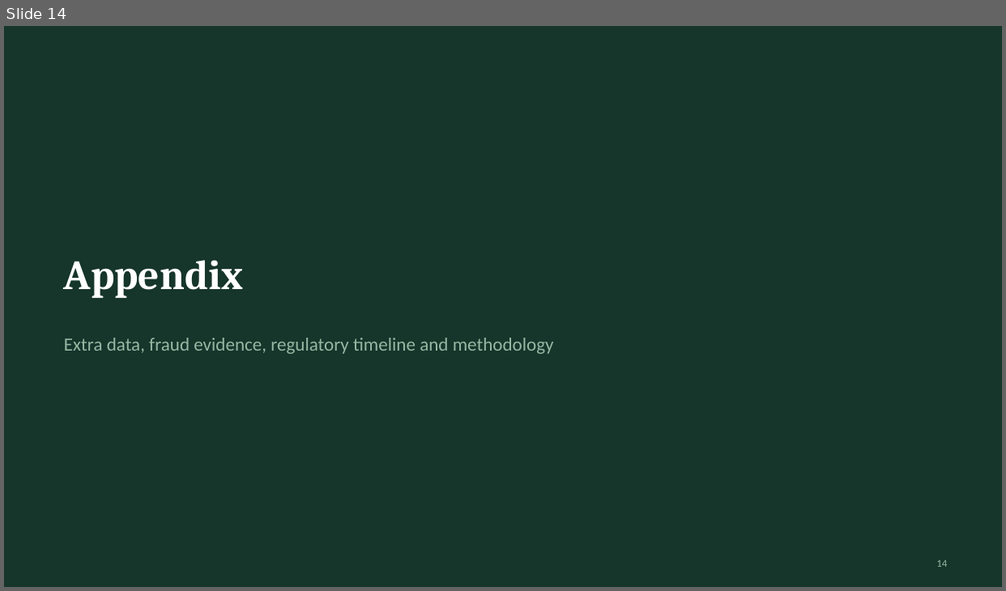
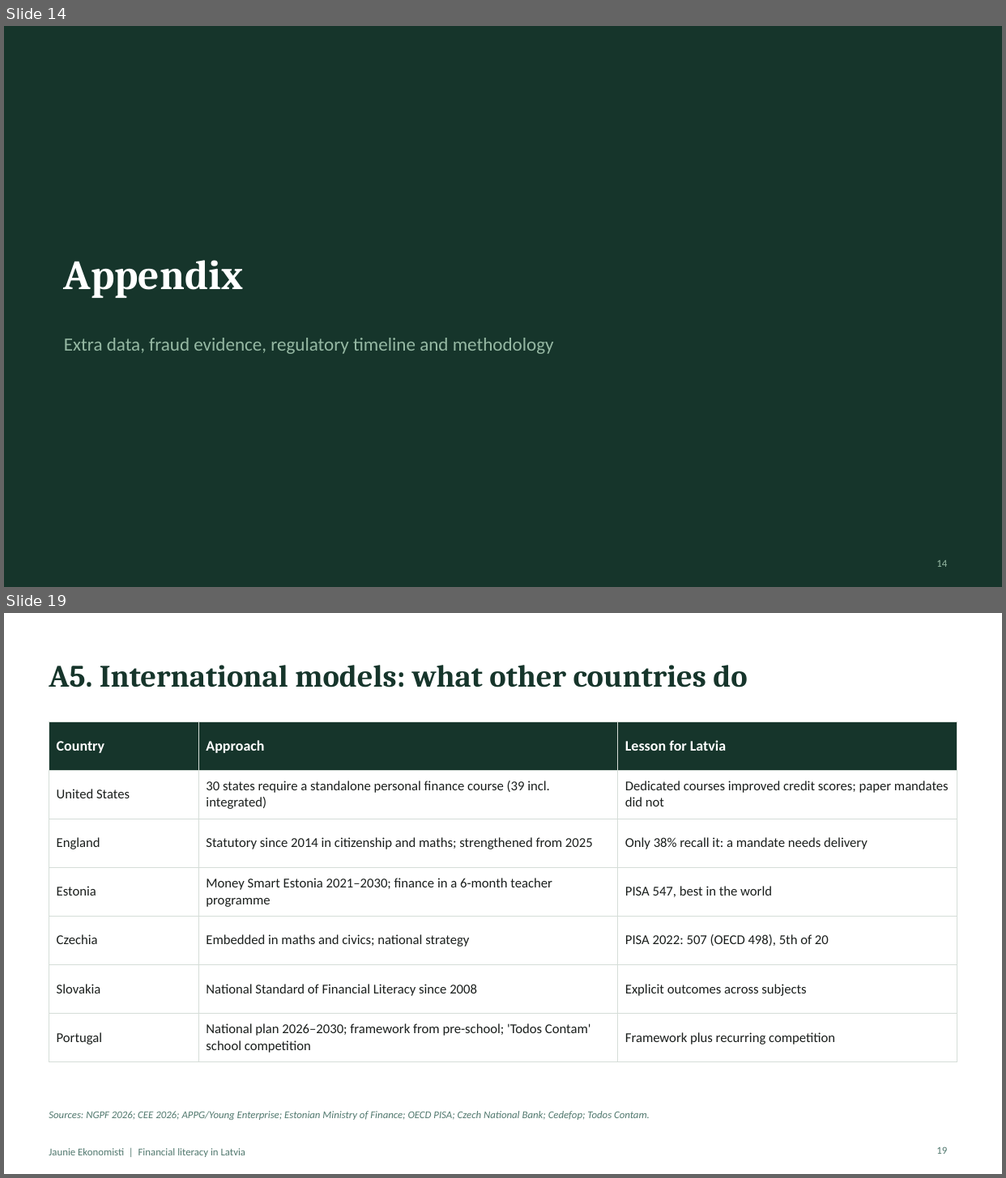
Before and after one commit to ArtisLV890/Elective-Impact-Making-for-the-Competitiveness-and-Data-Driven-Decisions-2026-2027, a slide deck: financial-literacy/presentation/Financial literacy in Latvia - presentation.pptx. Shown one above the other, each under a label of ours: slide 14 before the commit, slides 14 and 19 after it; the slides between them are not shown. The pictures are 1006x591 and 1006x1178 pixels, drawn with LibreOffice and Linux fonts; fonts in the diff are those of the drawing. Boxes give left, top, right and bottom in pixels: in the first picture for what was removed or moved away, otherwise in the second. Text is boxed around its words. In the diff, an @@ line names an element or a change of style, - is before the commit and + after.

```diff
--- a/financial-literacy/presentation/Financial literacy in Latvia - presentation.pptx
+++ b/financial-literacy/presentation/Financial literacy in Latvia - presentation.pptx
@@ slide 19 added at (x1=4, y1=613, x2=1002, y2=1174), background #FFFFFF @@
@@ title added at (x1=49, y1=665, x2=747, y2=688), 30 pt, text #16352B, bold @@
+A5. International models: what other countries do
@@ table added at (x1=49, y1=722, x2=957, y2=1056), 7 rows, 3 columns @@
+Country | Approach | Lesson for Latvia
+United States | 30 states require a standalone personal finance course (39 incl. integrated) | Dedicated courses improved credit scores; paper mandates did not
+England | Statutory since 2014 in citizenship and maths; strengthened from 2025 | Only 38% recall it: a mandate needs delivery
+Estonia | Money Smart Estonia 2021–2030; finance in a 6-month teacher programme | PISA 547, best in the world
+Czechia | Embedded in maths and civics; national strategy | PISA 2022: 507 (OECD 498), 5th of 20
+Slovakia | National Standard of Financial Literacy since 2008 | Explicit outcomes across subjects
+Portugal | National plan 2026–2030; framework from pre-school; 'Todos Contam' school competition | Framework plus recurring competition
@@ text added at (x1=49, y1=1111, x2=650, y2=1120), 10 pt, text #52796F, italic @@
+Sources: NGPF 2026; CEE 2026; APPG/Young Enterprise; Estonian Ministry of Finance; OECD PISA; Czech National Bank; Cedefop; Todos Contam.
@@ page number added at (x1=936, y1=1147, x2=947, y2=1154), 10 pt, text #52796F @@
+19
@@ text added at (x1=49, y1=1148, x2=246, y2=1157), 10 pt, text #52796F @@
+Jaunie Ekonomisti | Financial literacy in Latvia
```
Also in this commit, not shown: 8 slides changed, 1 other slide added, 1 other file.
